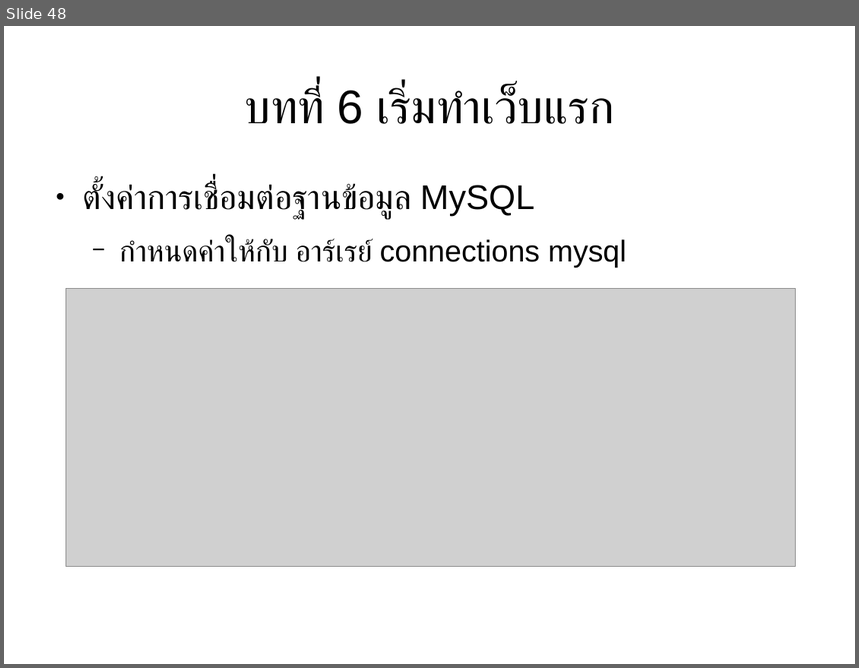
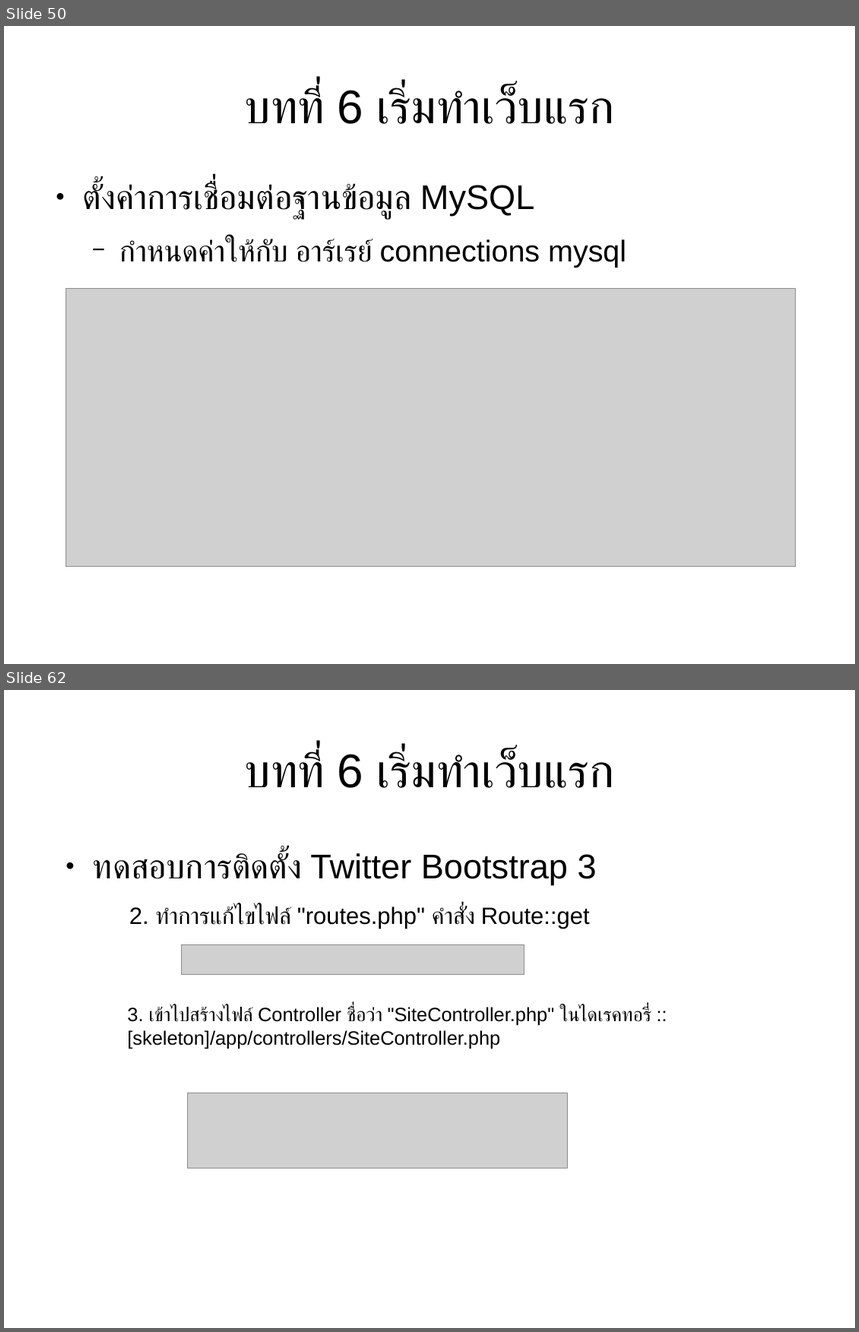
Before and after one commit to expstudio/Laravel-Course-Material, a slide deck: slide course.odp. Shown one above the other, each under a label of ours: slide 48 before the commit, slides 50 and 62 after it; the slides between them are not shown. The pictures are 859x668 and 859x1332 pixels, drawn with LibreOffice and Linux fonts; fonts in the diff are those of the drawing; grey boxes stand for pictures. Boxes give left, top, right and bottom in pixels: in the first picture for what was removed or moved away, otherwise in the second. Text is boxed around its words. In the diff, an @@ line names an element or a change of style, - is before the commit and + after.

```diff
--- a/slide course.odp
+++ b/slide course.odp
@@ slide 62 added at (x1=4, y1=690, x2=855, y2=1328), background #FFFFFF @@
@@ title added at (x1=245, y1=751, x2=614, y2=788), 44 pt, text #000000 @@
+บทที่ 6 เริ่มทำเว็บแรก
@@ text added at (x1=93, y1=853, x2=597, y2=929), 22 pt, text #000000 @@
+● ทดสอบการติดตั้ง Twitter Bootstrap 3
+  2. ทำการแก้ไขไฟล์ "routes.php" คำสั่ง Route::get
@@ picture added at (x1=182, y1=945, x2=525, y2=975) @@
@@ text added at (x1=127, y1=1007, x2=651, y2=1049), 18 pt, text #000000 @@
+3. เข้าไปสร้างไฟล์ Controller ชื่อว่า "SiteController.php" ในไดเรคทอรี่ :: [skeleton]/app/controllers/SiteController.php
@@ picture added at (x1=187, y1=1094, x2=568, y2=1169) @@
@@ what was slide 48 is now slide 50 @@
```
Also in this commit, not shown: 4 slides changed, 37 other slides added, 13 other files.
